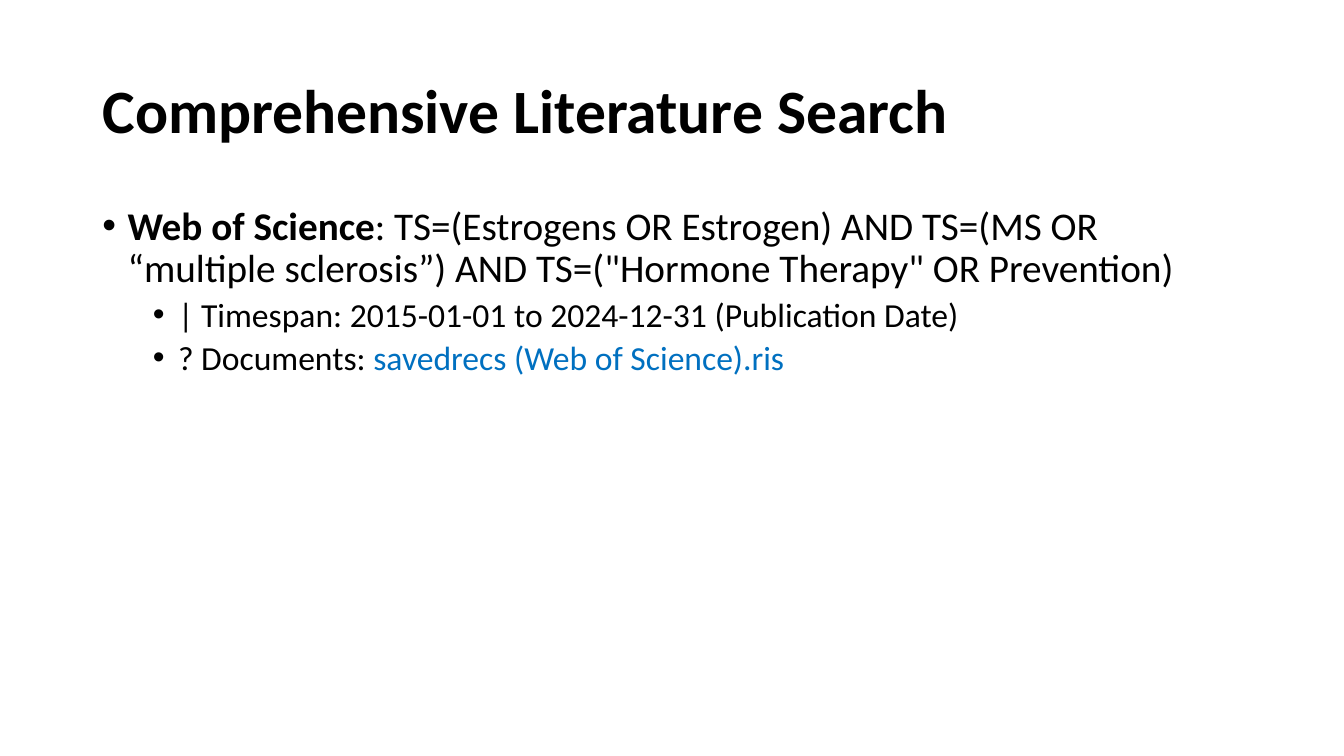
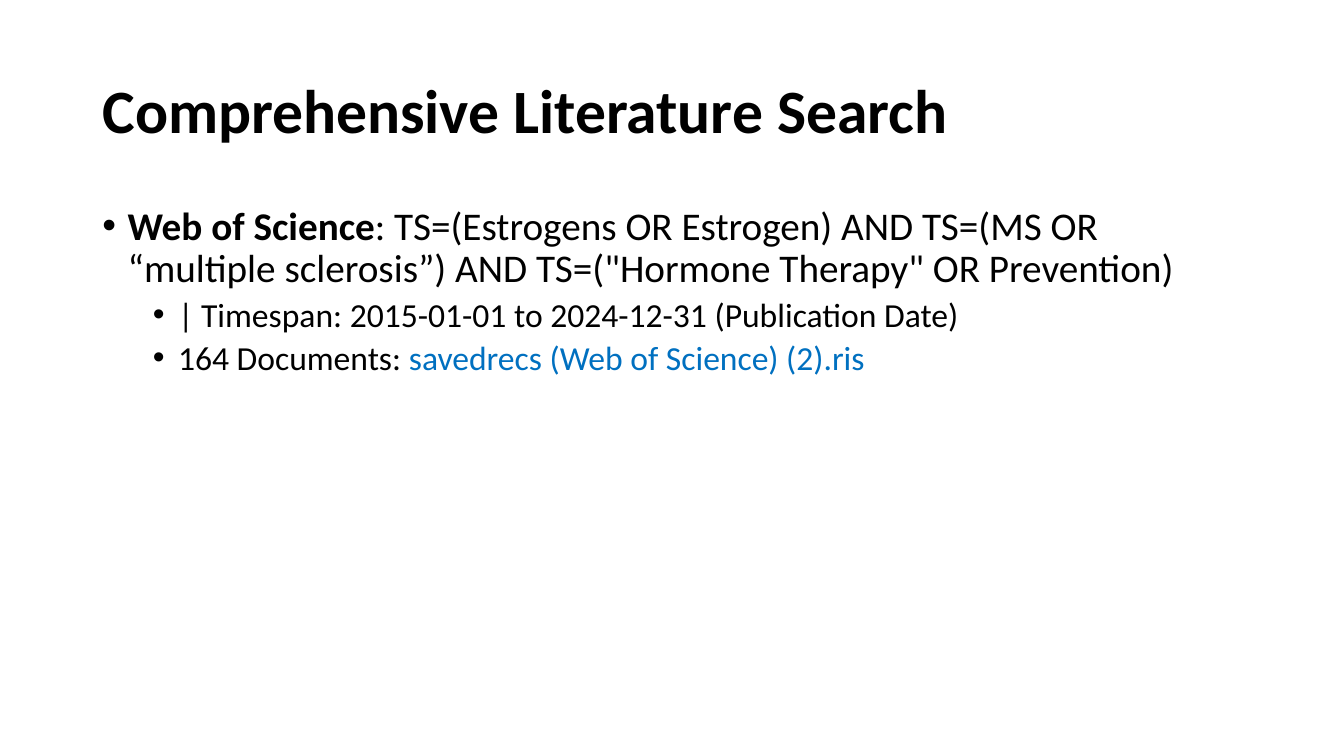
Before and after one commit to BruceChen034020/EstrogenMultipleSclerosisSystematicReview, a slide deck: slide 11 of Estrogen as an immunomodulator for multiple sclerosis.pptx. Drawn at 1344x756 pixels with LibreOffice and Linux fonts; fonts in the diff are those of the drawing. Boxes give left, top, right and bottom in pixels: in the first picture for what was removed or moved away, otherwise in the second. Text is boxed around its words. In the diff, an @@ line names an element or a change of style, - is before the commit and + after.

```diff
--- a/Estrogen as an immunomodulator for multiple sclerosis.pptx
+++ b/Estrogen as an immunomodulator for multiple sclerosis.pptx
@@ text at box(178, 345, 864, 375): text changed @@
-  • ? Documents: savedrecs (Web of Science).ris
+  • 164 Documents: savedrecs (Web of Science) (2).ris
```
Also in this commit, not shown: 1 other slide changed, 1 slide added.
